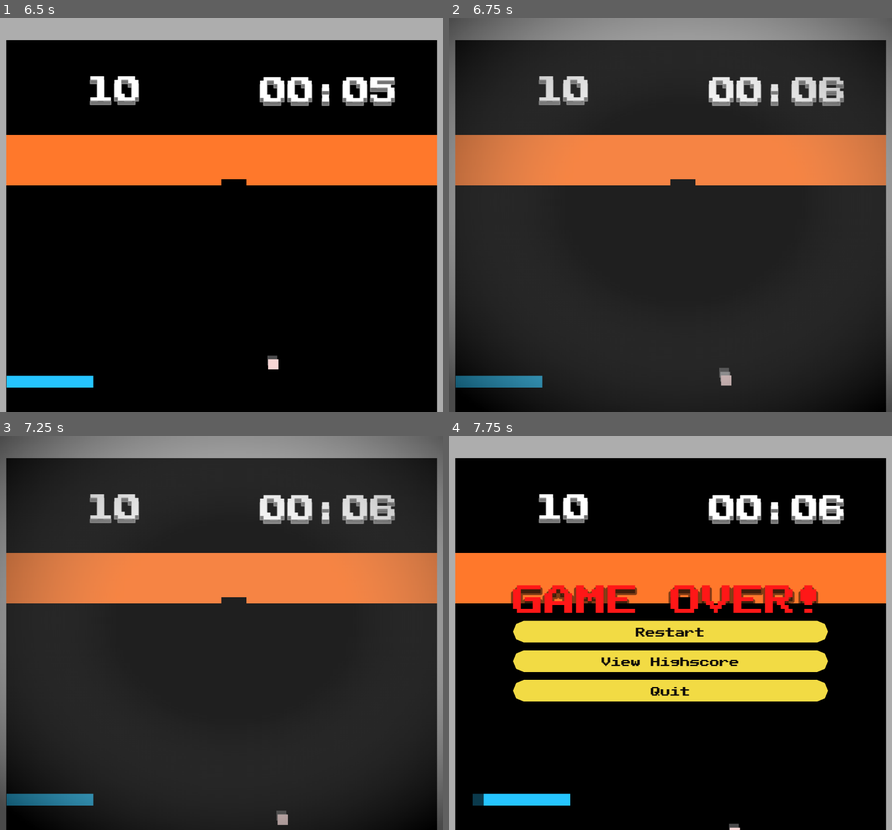
Above: before the commit, frames 1-4 (two rows, left to right).
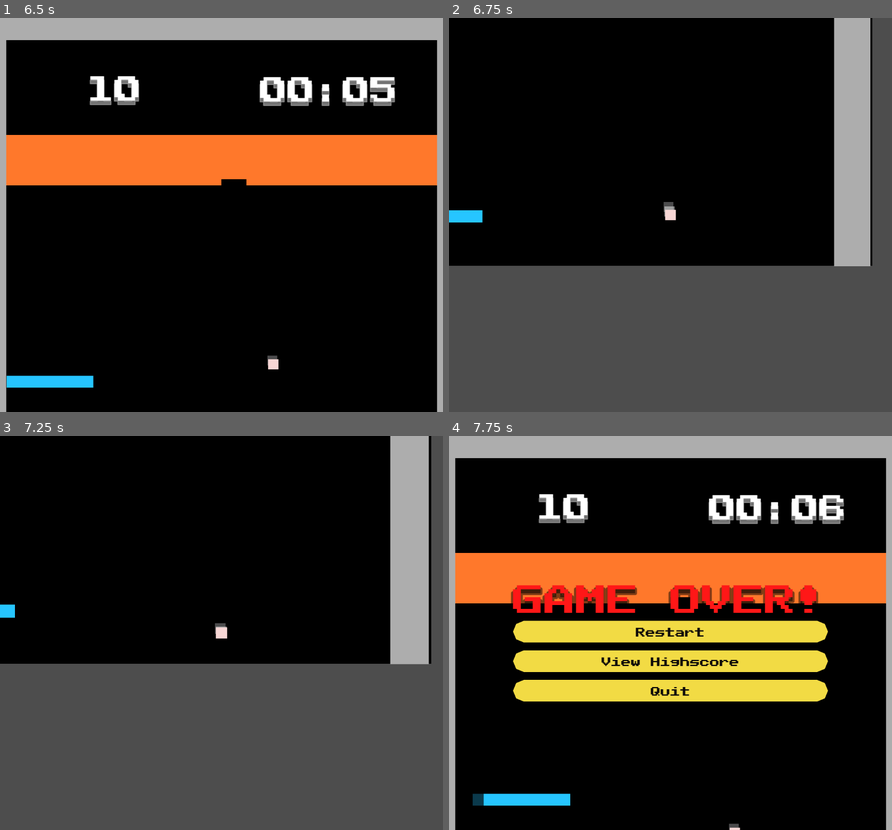
Above: after the commit, the same moments.

Repository: KeiGar/OrbFall
Game: Godot game, scene res://scenes/menus/main_menu_controls.tscn
The game is run twice, just before and just after one commit, with the same random seed, the same clock (stepped at 60 frames per second) and the same inputs.
Inputs:
- Up to frame 1 (6.5 s): click "Game Start" at 0.5 s; tap Enter at 1.25, 2.1, 2.75, 3.6, 4.25, 5.85 s; hold D (player_moveRight) 1.28-2.03 s; hold Enter 1.28-2.03 s; tap Space at 2, 3.5 s; hold Shift (slow_down_time) 2.03-2.78 s; hold Enter 2.78-3.53 s; hold D (player_moveRight) 2.78-4.28 s; hold A (player_moveLeft) 4.28-5 s; hold Enter 4.28-5 s; tap Escape (pause_game) at 4.9 s; click "Continue" at 5 s; hold A (player_moveLeft) from 5.78 s (still down)
- Up to frame 2 (6.75 s): release A (player_moveLeft) at 6.53 s; hold Shift (slow_down_time) from 6.53 s (still down); hold Enter from 6.53 s (still down)
- Up to frame 3 (7.25 s): keep holding Shift (slow_down_time); keep holding Enter
- Up to frame 4 (7.75 s): release Shift (slow_down_time) at 7.28 s; release Enter at 7.28 s; hold D (player_moveRight) from 7.28 s (still down); tap Enter at 7.35 s

Frame 1 is identical in both runs. In frame 2, 99% of the frame differs, in the area x 0-100%, y 0-100%; in frame 3, 99%; in frame 4, nothing differs.

Commit message:
added camera zoom in to time slow down

Diff:
--- a/scenes/game_assets/game.tscn
+++ b/scenes/game_assets/game.tscn
@@ -27,13 +27,65 @@
 shadow_offset = Vector2(0, 10)
 
 [sub_resource type="Gradient" id="Gradient_pc6uq"]
-offsets = PackedFloat32Array(0.36764705, 1)
-colors = PackedColorArray(0.77, 0.77, 0.77, 0.16078432, 0, 0, 0, 0.57254905)
+offsets = PackedFloat32Array(0.38235295, 1)
+colors = PackedColorArray(0.22, 0.22, 0.22, 0.30980393, 0, 0, 0, 1)
 
 [sub_resource type="GradientTexture2D" id="GradientTexture2D_t70e6"]
 gradient = SubResource("Gradient_pc6uq")
 fill = 1
 fill_from = Vector2(0.52136755, 0.44444445)
+
+[sub_resource type="Animation" id="Animation_pc6uq"]
+resource_name = "camera_zoom_animation"
+tracks/0/type = "value"
+tracks/0/imported = false
+tracks/0/enabled = true
+tracks/0/path = NodePath("../Camera2D:zoom")
+tracks/0/interp = 1
+tracks/0/loop_wrap = true
+tracks/0/keys = {
+"times": PackedFloat32Array(0, 1),
+"transitions": PackedFloat32Array(1, 1),
+"update": 0,
+"values": [Vector2(1, 1), Vector2(1.1, 1.1)]
+}
+
+[sub_resource type="Animation" id="Animation_t70e6"]
+length = 0.001
+tracks/0/type = "value"
+tracks/0/imported = false
+tracks/0/enabled = true
+tracks/0/path = NodePath("../Camera2D:zoom")
+tracks/0/interp = 1
+tracks/0/loop_wrap = true
+tracks/0/keys = {
+"times": PackedFloat32Array(0),
+"transitions": PackedFloat32Array(1),
+"update": 0,
+"values": [Vector2(1, 1)]
+}
+
+[sub_resource type="Animation" id="Animation_po76p"]
+resource_name = "camera_zoom_out"
+tracks/0/type = "value"
+tracks/0/imported = false
+tracks/0/enabled = true
+tracks/0/path = NodePath("../Camera2D:zoom")
+tracks/0/interp = 1
+tracks/0/loop_wrap = true
+tracks/0/keys = {
+"times": PackedFloat32Array(0, 1),
+"transitions": PackedFloat32Array(1, 1),
+"update": 0,
+"values": [Vector2(1.1, 1.1), Vector2(1, 1)]
+}
+
+[sub_resource type="AnimationLibrary" id="AnimationLibrary_t70e6"]
+_data = {
+&"RESET": SubResource("Animation_t70e6"),
+&"camera_zoom_animation": SubResource("Animation_pc6uq"),
+&"camera_zoom_out": SubResource("Animation_po76p")
+}
 
 [node name="Game" type="Node2D"]
 script = ExtResource("1_lbhrr")
@@ -95,6 +147,12 @@
 size_flags_horizontal = 4
 texture = SubResource("GradientTexture2D_t70e6")
 
+[node name="AnimationPlayer" type="AnimationPlayer" parent="PostEffects"]
+libraries = {
+&"": SubResource("AnimationLibrary_t70e6")
+}
+speed_scale = 3.874
+
 [connection signal="game_start" from="." to="GameTimer" method="_on_game_game_start"]
 [connection signal="pause" from="." to="Menus/PauseMenu" method="_on_game_pause"]
 [connection signal="unpause" from="." to="Menus/PauseMenu" method="_on_game_unpause"]
--- a/scripts/game_assets/game.gd
+++ b/scripts/game_assets/game.gd
@@ -4,6 +4,9 @@
 @onready var game_over_screen: BoxContainer = $Menus/GameOverScreen
 @onready var score_label: Label = $ScoreLabel
 @onready var vignete_effect: TextureRect = $PostEffects/VigneteEffect
+@onready var animation_player: AnimationPlayer = $PostEffects/AnimationPlayer
+@onready var camera: Camera2D = $Camera2D
+
 
 signal game_start
 signal pause
@@ -13,18 +16,24 @@
 var gameEnded = false
 var startGameTimerRunning = false
 var player_score := 0
+var camera_original_pos: Vector2
+var is_time_slowed_down = false
 
 func _ready() -> void:
 	game_over_screen.visible = false
 	startGameTimerRunning = true
 	game_start.emit()
 	level_scenes.process_mode = Node.PROCESS_MODE_DISABLED
+	camera_original_pos = camera.position
 
 func _process(delta: float) -> void:
-	if not (gameEnded or startGameTimerRunning):
-		readUserInput()
+	readUserInput_MenuControls()
+	if not (gameEnded or startGameTimerRunning or isGamePaused):
+		readUserInput_GameControls()
+		if is_time_slowed_down:
+			camera.position = level_scenes.get_ball_position()
 
-func readUserInput() -> void:
+func readUserInput_MenuControls() -> void:
 	if Input.is_action_pressed("quit_game"):
 		get_tree().quit(0)
 	if Input.is_action_just_pressed("pause_game"):
@@ -32,12 +41,29 @@
 			unpauseGame()
 		else:
 			pauseGame()
+
+func readUserInput_GameControls() -> void:
 	if Input.is_action_just_pressed("slow_down_time"):
+		slowTime()
+	if Input.is_action_just_released("slow_down_time"):
+		revertTime()
+
+func slowTime() -> void:
+	if not is_time_slowed_down:
 		Engine.set_time_scale(0.35)
-		vignete_effect.visible = true
-	if Input.is_action_just_released("slow_down_time"):
+		camera.position = level_scenes.get_ball_position()
+		animation_player.play("camera_zoom_animation")
+		#vignete_effect.visible = true
+		is_time_slowed_down = true
+
+func revertTime() -> void:
+	if is_time_slowed_down:
 		Engine.set_time_scale(1.0)
-		vignete_effect.visible = false
+		#vignete_effect.visible = false
+		camera.position = camera_original_pos
+		is_time_slowed_down = false
+		animation_player.play("camera_zoom_out")
+
 
 func unpauseGame() -> void:
 	isGamePaused = false
@@ -45,6 +71,7 @@
 	unpause.emit()
 
 func pauseGame() -> void:
+	revertTime()
 	isGamePaused = true
 	level_scenes.process_mode = Node.PROCESS_MODE_DISABLED
 	pause.emit()
@@ -71,6 +98,7 @@
 	get_tree().reload_current_scene()
 
 func _on_level_scenes_game_over() -> void:
+	revertTime()
 	level_scenes.process_mode = Node.PROCESS_MODE_DISABLED
 	game_over_screen.visible = true
 	gameEnded = true
--- a/scripts/game_assets/level_scene.gd
+++ b/scripts/game_assets/level_scene.gd
@@ -1,5 +1,6 @@
 extends Node2D
 @onready var brick_tiles: TileMapLayer = $BrickTiles
+@onready var ball: CharacterBody2D = $Ball
 signal game_over
 signal increment_points(incr: int)
 
@@ -12,3 +13,6 @@
 
 func _on_killzone_body_entered(body: Node2D) -> void:
 	game_over.emit()
+
+func get_ball_position() -> Vector2:
+	return ball.position
Not shown: 1 places in scenes/game_assets/game.tscn that only renumber resources
